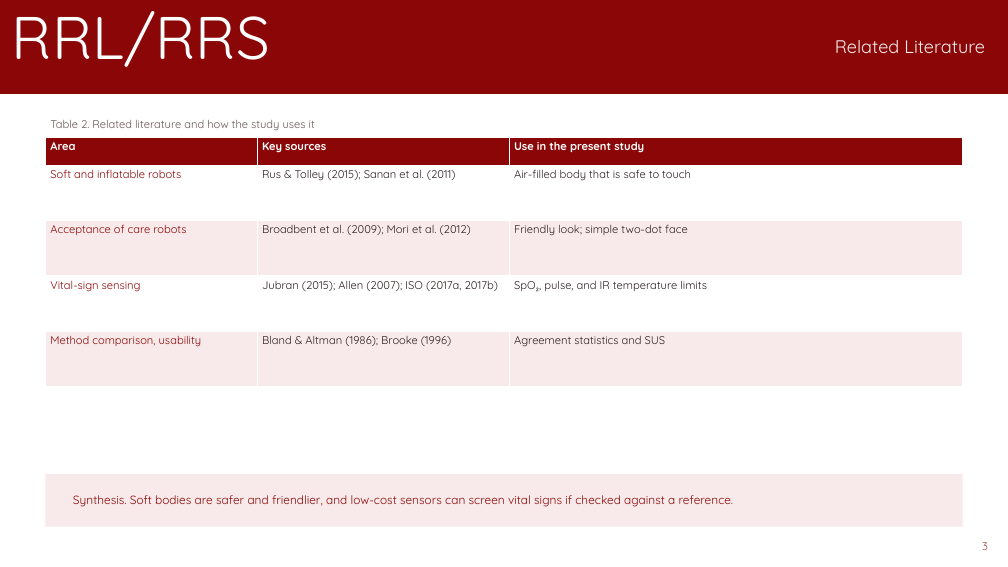
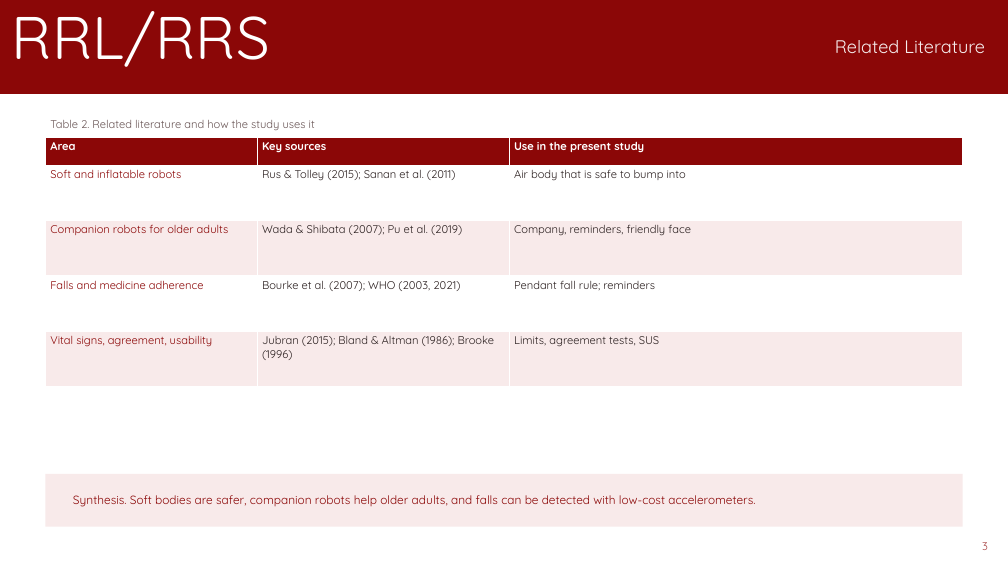
Before and after one commit to pogi6969/MAP---A, a slide deck: slide 3 of research/RIM3_ALAGA/RIM3_ALAGA_PR2_Presentation.pptx. Drawn at 1008x567 pixels with LibreOffice and Linux fonts; fonts in the diff are those of the drawing; background and template pictures are left out. Boxes give left, top, right and bottom in pixels: in the first picture for what was removed or moved away, otherwise in the second. Text is boxed around its words. In the diff, an @@ line names an element or a change of style, - is before the commit and + after.

```diff
--- a/research/RIM3_ALAGA/RIM3_ALAGA_PR2_Presentation.pptx
+++ b/research/RIM3_ALAGA/RIM3_ALAGA_PR2_Presentation.pptx
@@ table at (45,137,963,387) @@
-row 2, column 3: Air-filled body that is safe to touch
+row 2, column 3: Air body that is safe to bump into
-row 3: Acceptance of care robots | Broadbent et al. (2009); Mori et al. (2012) | Friendly look; simple two-dot face
+row 3: Companion robots for older adults | Wada & Shibata (2007); Pu et al. (2019) | Company, reminders, friendly face
-row 4: Vital-sign sensing | Jubran (2015); Allen (2007); ISO (2017a, 2017b) | SpO₂, pulse, and IR temperature limits
+row 4: Falls and medicine adherence | Bourke et al. (2007); WHO (2003, 2021) | Pendant fall rule; reminders
-row 5: Method comparison, usability | Bland & Altman (1986); Brooke (1996) | Agreement statistics and SUS
+row 5: Vital signs, agreement, usability | Jubran (2015); Bland & Altman (1986); Brooke (1996) | Limits, agreement tests, SUS
@@ text at (73,495,755,507): text changed @@
-Synthesis. Soft bodies are safer and friendlier, and low-cost sensors can screen vital signs if checked against a reference.
+Synthesis. Soft bodies are safer, companion robots help older adults, and falls can be detected with low-cost accelerometers.
```
Also in this commit, not shown: 14 other slides changed, 6 other files.
